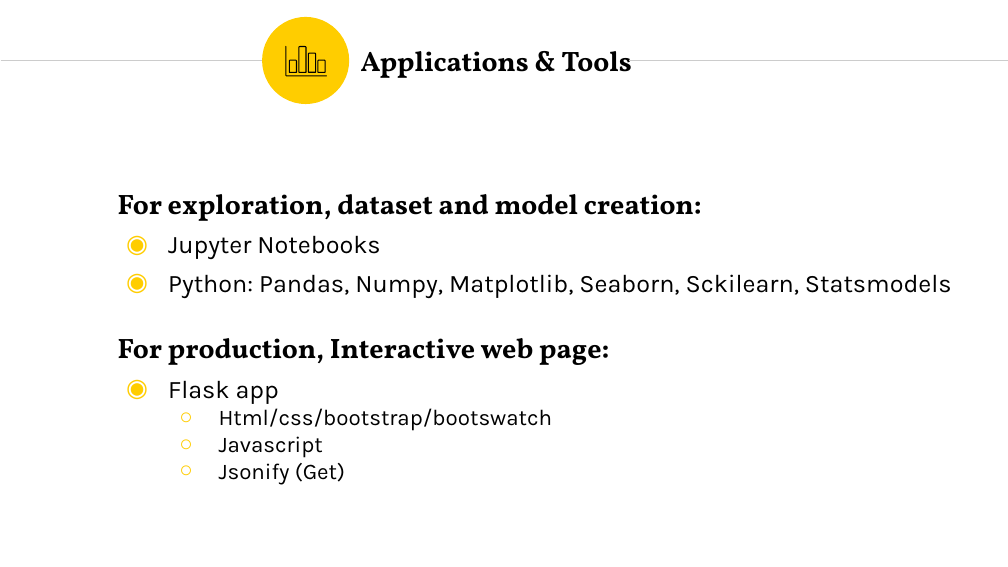
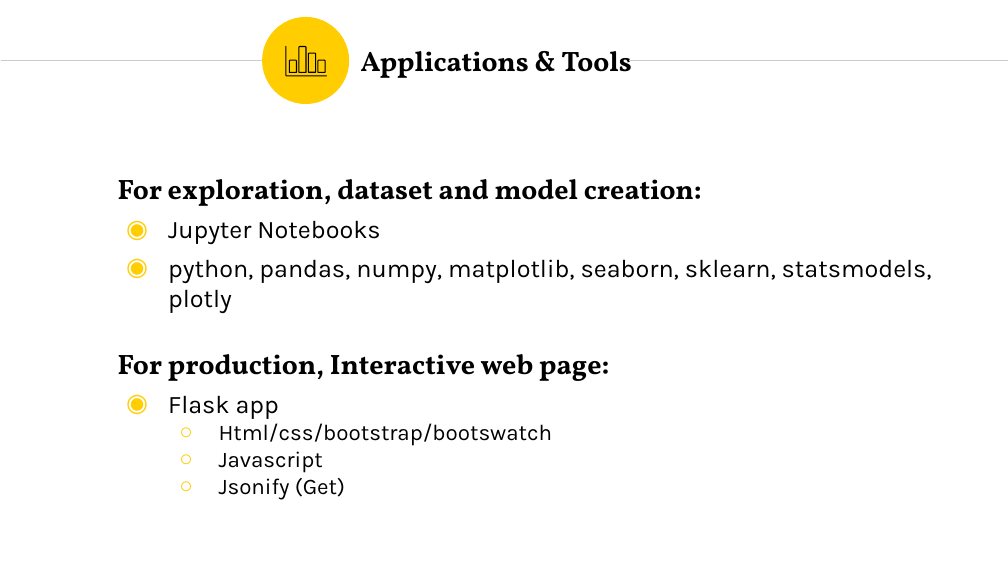
Before and after one commit to gvo34/energy-solar, a slide deck: slide 11 of Energy Solar ppt final version.pptx (slide 10 before the commit). Drawn at 1008x567 pixels with LibreOffice and Linux fonts; fonts in the diff are those of the drawing. Boxes give left, top, right and bottom in pixels: in the first picture for what was removed or moved away, otherwise in the second. Text is boxed around its words. In the diff, an @@ line names an element or a change of style, - is before the commit and + after.

Commit message:
update ppt

```diff
--- a/Energy Solar ppt final version.pptx
+++ b/Energy Solar ppt final version.pptx
@@ text at box(168, 259, 932, 313): text changed @@
-  ◉ Python: Pandas, Numpy, Matplotlib, Seaborn, Sckilearn, Statsmodels
+  ◉ python, pandas, numpy, matplotlib, seaborn, sklearn, statsmodels, plotly
```
Also in this commit, not shown: 2 other slides changed, 1 other file.
